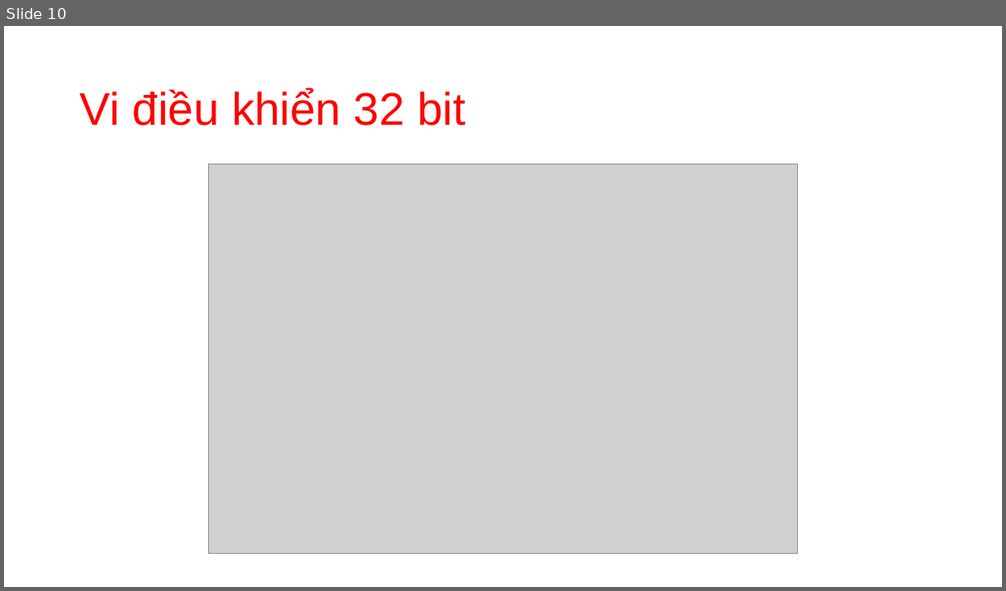
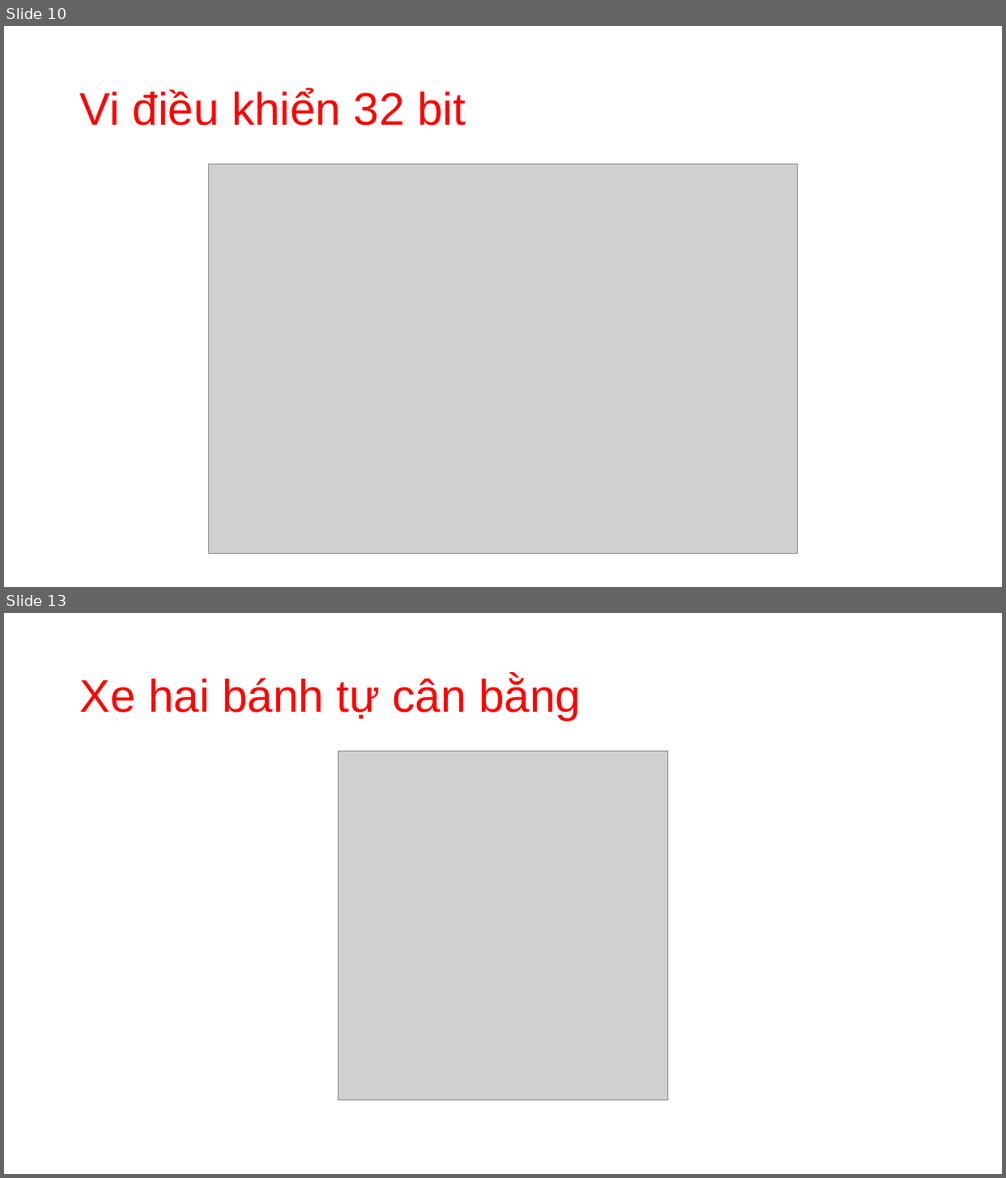
Before and after one commit to thanh-pt/GraduationThesis, a slide deck: Slide/GraduationThesisSlide.pptx. Shown one above the other, each under a label of ours: slide 10 before the commit, slides 10 and 13 after it; the slides between them are not shown. The pictures are 1006x591 and 1006x1178 pixels, drawn with LibreOffice and Linux fonts; fonts in the diff are those of the drawing; grey boxes stand for pictures. Boxes give left, top, right and bottom in pixels: in the first picture for what was removed or moved away, otherwise in the second. Text is boxed around its words. In the diff, an @@ line names an element or a change of style, - is before the commit and + after.

```diff
--- a/Slide/GraduationThesisSlide.pptx
+++ b/Slide/GraduationThesisSlide.pptx
@@ slide 13 added at bbox=[4, 613, 1002, 1174], background #FFFFFF @@
@@ title added at bbox=[80, 675, 581, 720], 44 pt, text #FF0000 @@
+Xe hai bánh tự cân bằng
@@ picture added at bbox=[338, 752, 668, 1101] @@
```
Also in this commit, not shown: 2 slides changed, 7 other slides added.
